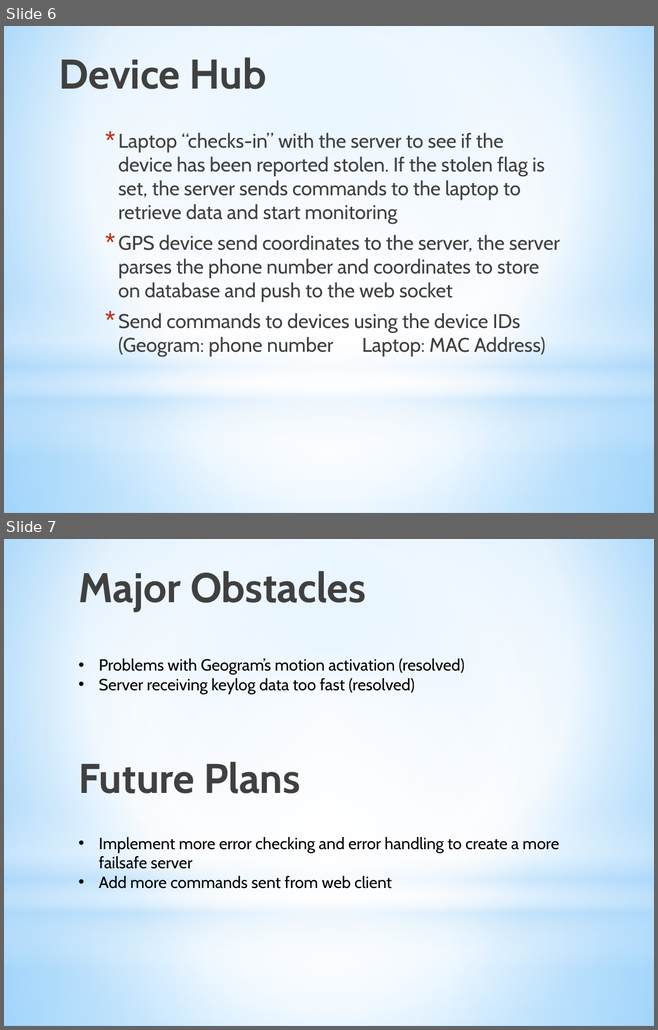
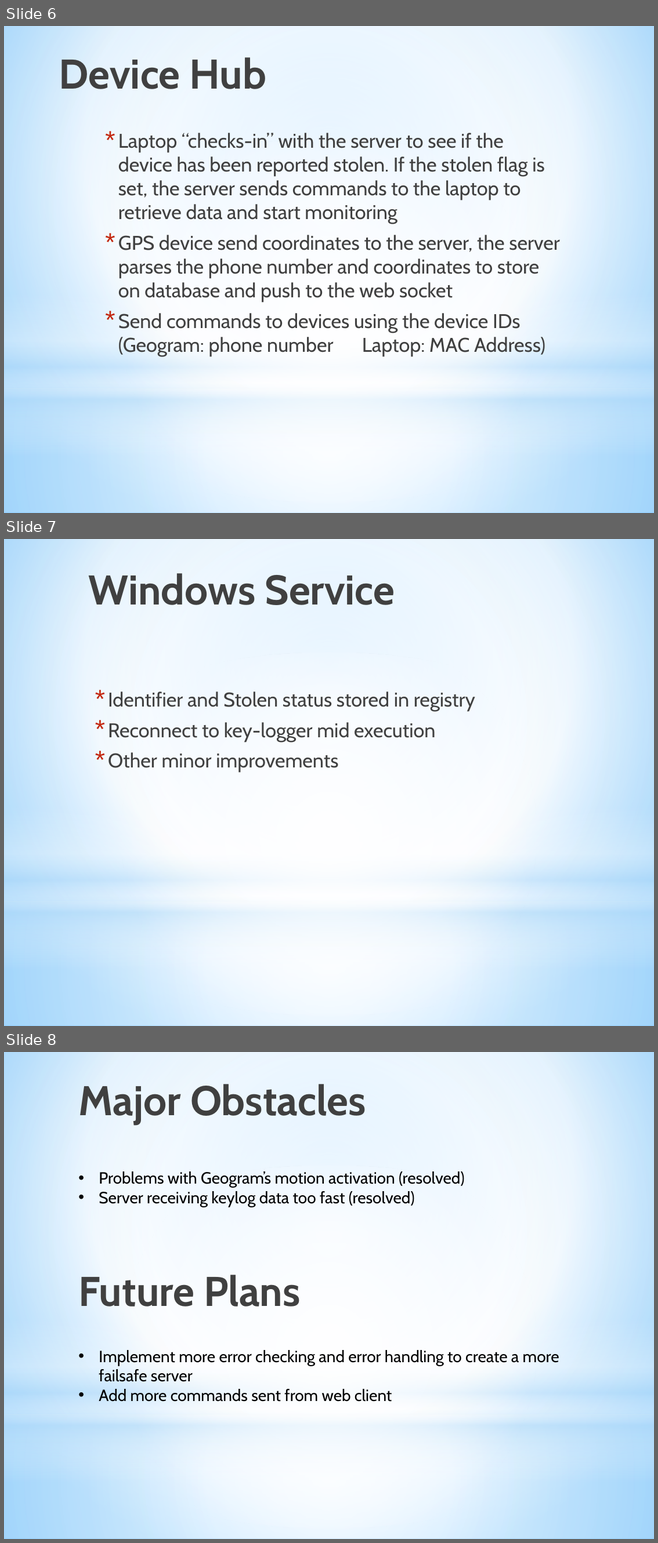
Before and after one commit to LeoYReyes/SeniorDesign, a slide deck: documentation/cycle 2/Cycle2Presentation.pptx. Shown one above the other, each under a label of ours: slides 6 and 7 before the commit, slides 6, 7 and 8 after it. The pictures are 658x1030 and 658x1543 pixels, drawn with LibreOffice and Linux fonts; fonts in the diff are those of the drawing. Boxes give left, top, right and bottom in pixels: in the first picture for what was removed or moved away, otherwise in the second. Text is boxed around its words. In the diff, an @@ line names an element or a change of style, - is before the commit and + after.

Commit message:
windows service slide

```diff
--- a/documentation/cycle 2/Cycle2Presentation.pptx
+++ b/documentation/cycle 2/Cycle2Presentation.pptx
@@ slide 7 added at (4,539,654,1026), background gradient #9ED5FF to #FFFFFF to #5BB9FF; not listed: 4 template elements that a slide beside it also shows @@
@@ title added at (89,573,395,605), 46 pt, text gradient #000000 to #404040 to #212745, bold @@
+Windows Service
@@ text added at (108,692,475,773), 22 pt, text #404040 @@
+* Identifier and Stolen status stored in registry
+* Reconnect to key-logger mid execution
+* Other minor improvements
@@ what was slide 7 is now slide 8 @@
```
